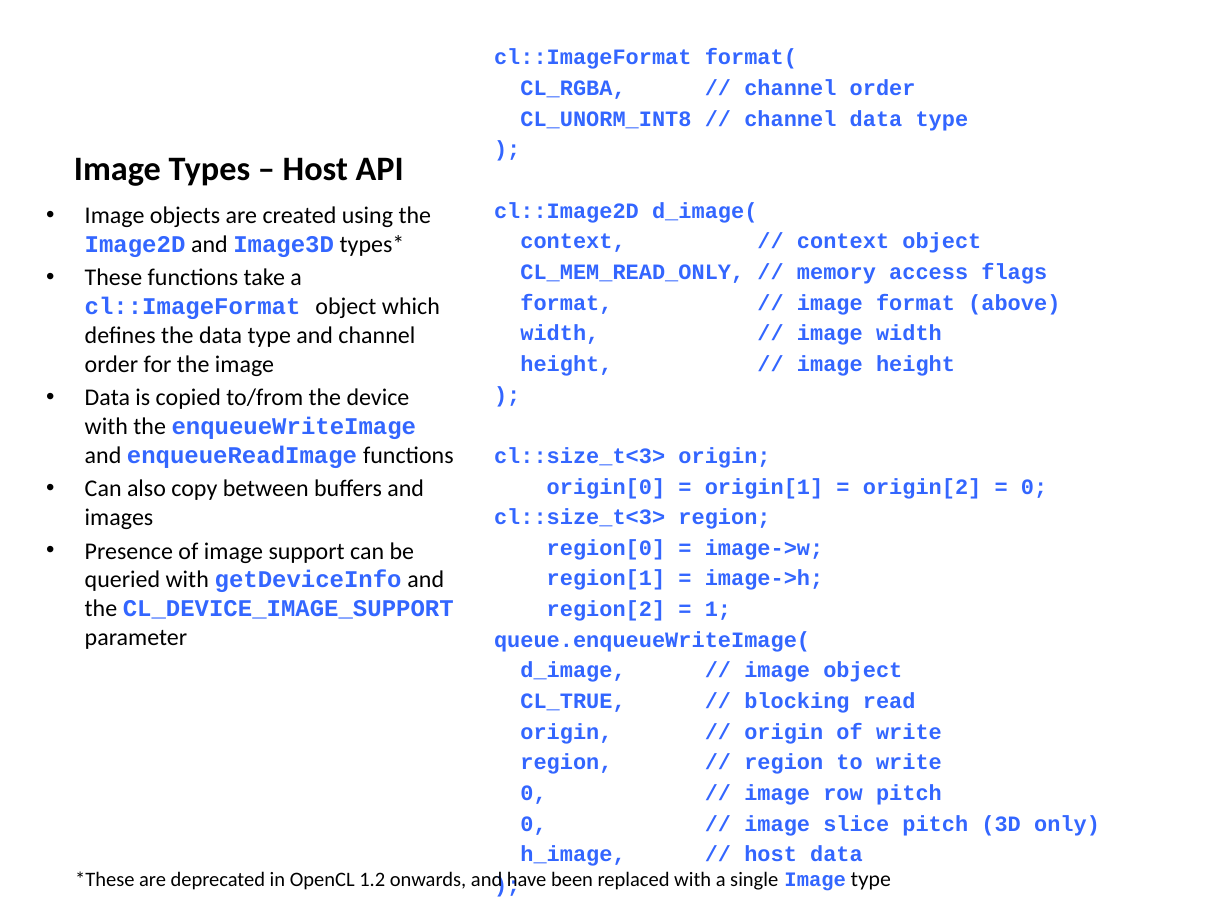
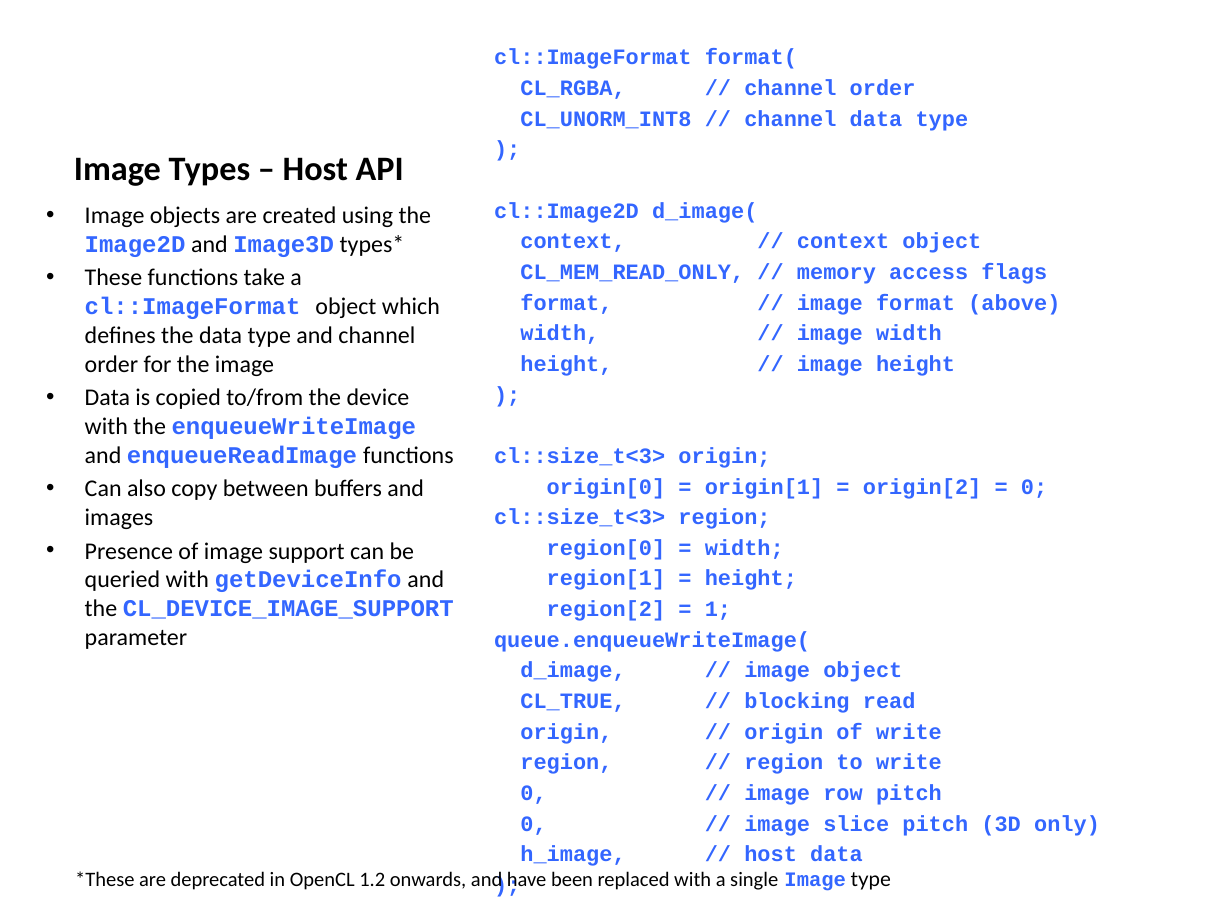
Before and after one commit to UoB-HPC/opencl-training-code, a slide deck: slide 76 of slides/advanced_part3.pptx. Drawn at 1232x924 pixels with LibreOffice and Linux fonts; fonts in the diff are those of the drawing. Boxes give left, top, right and bottom in pixels: in the first picture for what was removed or moved away, otherwise in the second. Text is boxed around its words. In the diff, an @@ line names an element or a change of style, - is before the commit and + after.

```diff
--- a/slides/advanced_part3.pptx
+++ b/slides/advanced_part3.pptx
@@ text at (547, 539, 797, 590): text changed @@
-region[0] = image->w;
-region[1] = image->h;
+region[0] = width;
+region[1] = height;
```
Also in this commit, not shown: 4 other slides changed.
